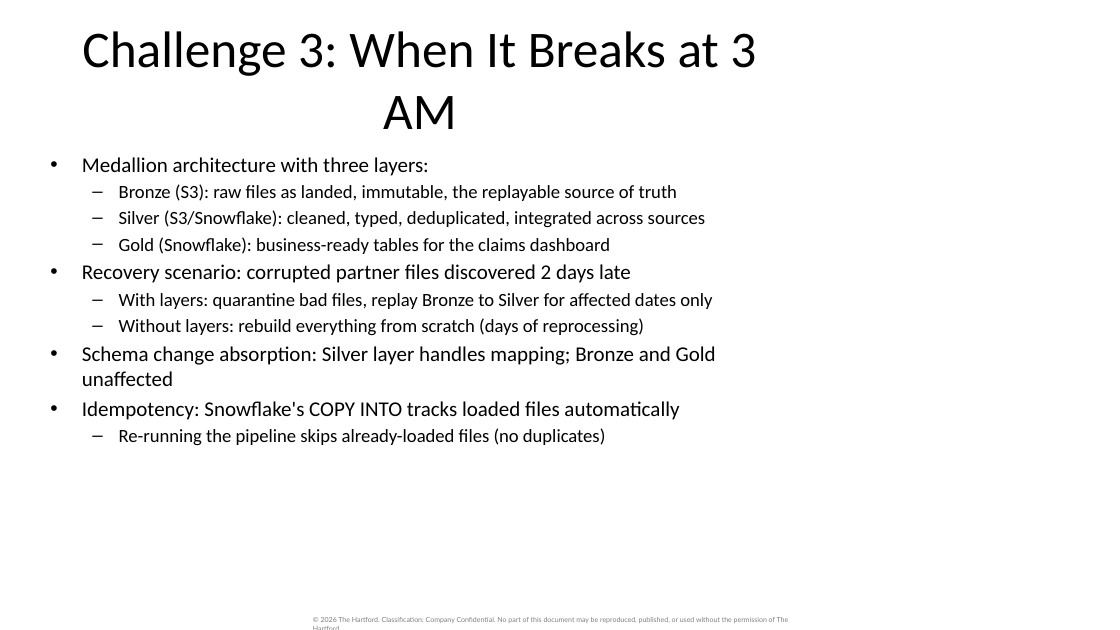
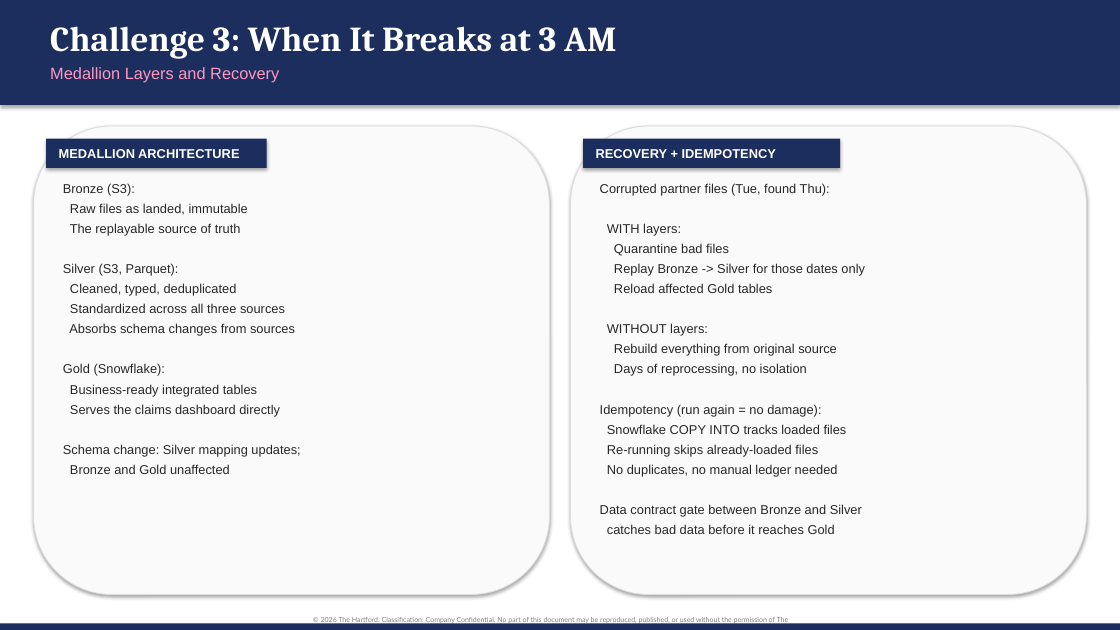
Before and after one commit to orlandojmarin/TechCatalyst_DE_2026, a slide deck: slide 5 of student-work/Week 4/Labs/Day 4/Group_Activity_PoC_to_Production.pptx. Drawn at 1120x630 pixels with LibreOffice and Linux fonts; fonts in the diff are those of the drawing. Boxes give left, top, right and bottom in pixels: in the first picture for what was removed or moved away, otherwise in the second. Text is boxed around its words. In the diff, an @@ line names an element or a change of style, - is before the commit and + after.

Commit message:
updated presentation to match template styling and include required tables

```diff
--- a/student-work/Week 4/Labs/Day 4/Group_Activity_PoC_to_Production.pptx
+++ b/student-work/Week 4/Labs/Day 4/Group_Activity_PoC_to_Production.pptx
@@ rectangle added at box(0, 0, 1120, 105), fill #1C2E5E @@
@@ text "Challenge 3: When It Breaks ...": place and size @@
-text "Challenge 3: When It Breaks ..." at box(82, 31, 756, 129)
+text "Challenge 3: When It Breaks ..." at box(50, 26, 616, 59)
@@ text "Challenge 3: When It Breaks ..." at box(50, 26, 616, 59): size 44 to 30 pt, font Calibri to Cambria, text colour #000000 to #FFFFFF, bold on; alignment centre to left; vertical alignment middle to top @@
@@ text added at box(50, 67, 279, 82), 14 pt, text #FE97C0 @@
+Medallion Layers and Recovery
@@ rounded rectangle added at box(34, 126, 549, 595), fill #FAFAFA, outline #DDDDDD 0.75 pt @@
@@ rectangle added at box(46, 139, 266, 168), fill #1C2E5E @@
@@ text added at box(59, 149, 239, 158), 11 pt, text #FFFFFF, bold @@
+MEDALLION ARCHITECTURE
@@ rounded rectangle added at box(571, 126, 1086, 595), fill #FAFAFA, outline #DDDDDD 0.75 pt @@
@@ rectangle added at box(583, 139, 840, 168), fill #1C2E5E @@
@@ text added at box(596, 149, 776, 158), 11 pt, text #FFFFFF, bold @@
+RECOVERY + IDEMPOTENCY
@@ text removed at box(82, 157, 716, 446) @@
-• Medallion architecture with three layers:
-  – Bronze (S3): raw files as landed, immutable, the replayable source of truth
-  – Silver (S3/Snowflake): cleaned, typed, deduplicated, integrated across sources
-  – Gold (Snowflake): business-ready tables for the claims dashboard
-• Recovery scenario: corrupted partner files discovered 2 days late
-  – With layers: quarantine bad files, replay Bronze to Silver for affected dates only
-  – Without layers: rebuild everything from scratch (days of reprocessing)
-• Schema change absorption: Silver layer handles mapping; Bronze and Gold unaffected
-• Idempotency: Snowflake's COPY INTO tracks loaded files automatically
-  – Re-running the pipeline skips already-loaded files (no duplicates)
@@ text added at box(63, 183, 300, 474), 11 pt, text #272727 @@
+Bronze (S3):
+Raw files as landed, immutable
+The replayable source of truth
+Silver (S3, Parquet):
+Cleaned, typed, deduplicated
+Standardized across all three sources
+Absorbs schema changes from sources
+Gold (Snowflake):
+Business-ready integrated tables
+Serves the claims dashboard directly
+Schema change: Silver mapping updates;
+Bronze and Gold unaffected
@@ text added at box(600, 183, 865, 534), 11 pt, text #272727 @@
+Corrupted partner files (Tue, found Thu):
+WITH layers:
+Quarantine bad files
+Replay Bronze -> Silver for those dates only
+Reload affected Gold tables
+WITHOUT layers:
+Rebuild everything from original source
+Days of reprocessing, no isolation
+Idempotency (run again = no damage):
+Snowflake COPY INTO tracks loaded files
+Re-running skips already-loaded files
+No duplicates, no manual ledger needed
+Data contract gate between Bronze and Silver
+catches bad data before it reaches Gold
@@ rectangle added at box(0, 623, 1120, 630), fill #1C2E5E @@
```
Also in this commit, not shown: 7 other slides changed, 4 slides added, 4 slides removed.
